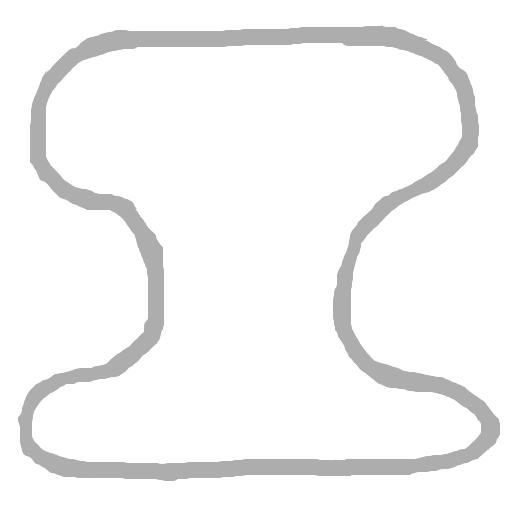
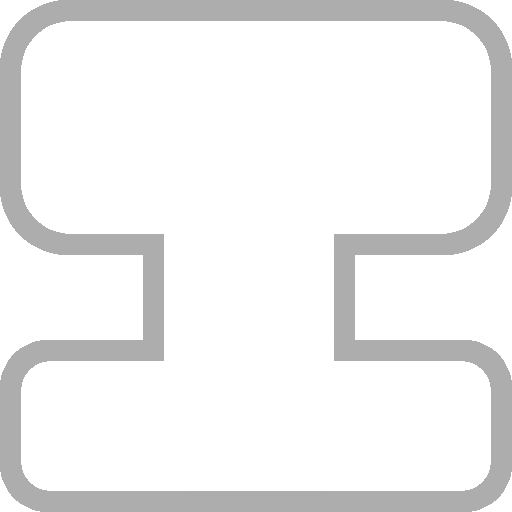
Layer changes from the first 512px x 512px image to the second:
added layer "Layer #4" above "Layer #3" over [0, 86, 512, 512]
added layer "Layer #3" above "Layer #5" over [0, 0, 512, 255]
added layer "Layer #5" above "Layer #1" over [1, 12, 502, 502]
hid "Layer #1", painted on it over [17, 24, 504, 481]
hid "Layer #2", painted on it over [23, 35, 493, 473]
